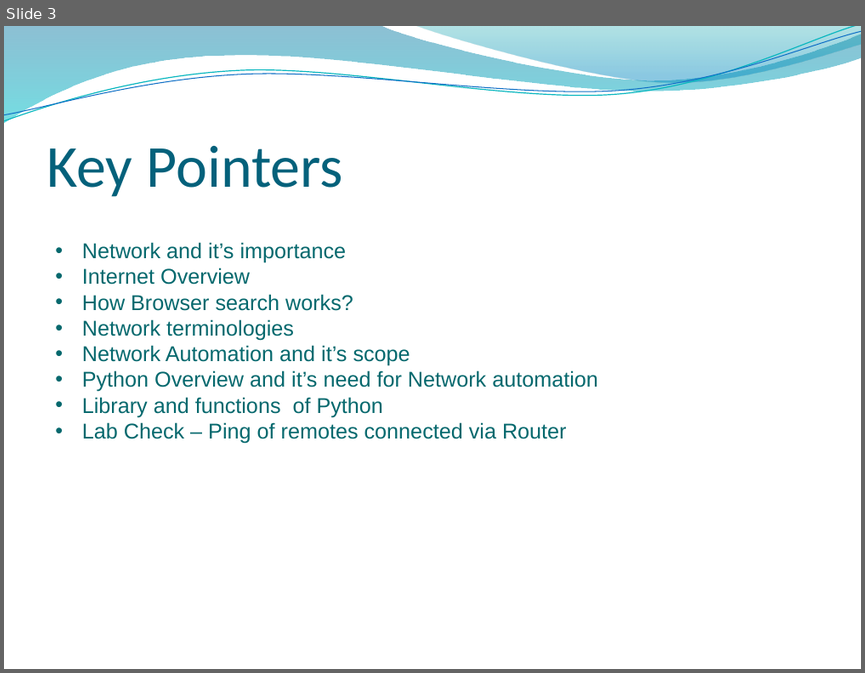
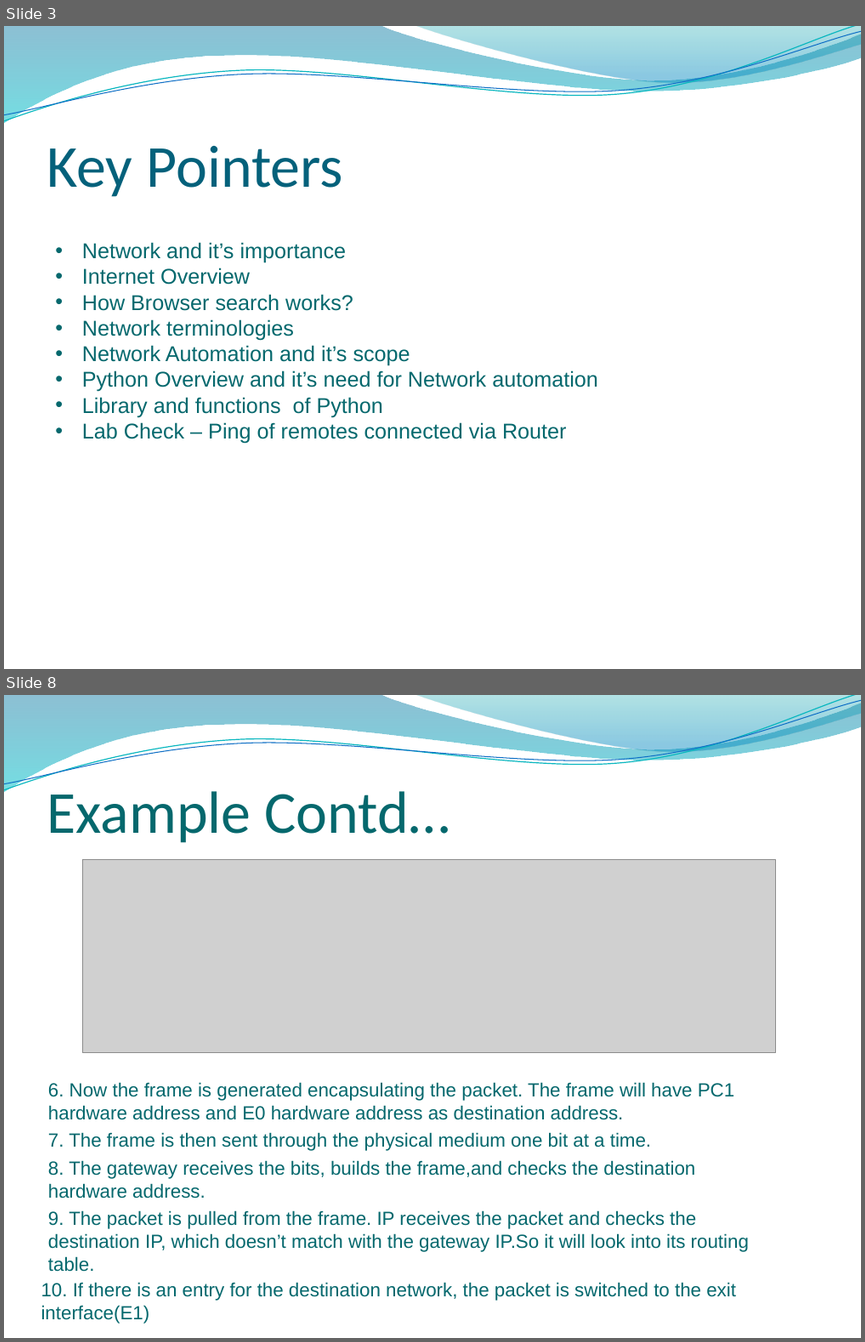
Before and after one commit to yashikadhingra/network-autimation, a slide deck: network_automation.pptx. Shown one above the other, each under a label of ours: slide 3 before the commit, slides 3 and 8 after it; the slides between them are not shown. The pictures are 865x673 and 865x1342 pixels, drawn with LibreOffice and Linux fonts; fonts in the diff are those of the drawing; grey boxes stand for pictures; background and template pictures are left out. Boxes give left, top, right and bottom in pixels: in the first picture for what was removed or moved away, otherwise in the second. Text is boxed around its words. In the diff, an @@ line names an element or a change of style, - is before the commit and + after.

```diff
--- a/network_automation.pptx
+++ b/network_automation.pptx
@@ slide 8 added at <box>4,695,861,1338</box>, background picture (left out); not listed: 4 template elements that a slide beside it also shows @@
@@ title added at <box>46,791,449,843</box>, 50 pt, text #06686C @@
+Example Contd…
@@ picture added at <box>83,860,775,1053</box> @@
@@ text added at <box>48,1082,734,1120</box>, 16 pt, text #06686C @@
+6. Now the frame is generated encapsulating the packet. The frame will have PC1 hardware address and E0 hardware address as destination address.
@@ text added at <box>48,1132,651,1151</box>, 16 pt, text #06686C @@
+7. The frame is then sent through the physical medium one bit at a time.
@@ text added at <box>48,1160,695,1198</box>, 16 pt, text #06686C @@
+8. The gateway receives the bits, builds the frame,and checks the destination hardware address.
@@ text added at <box>48,1210,749,1271</box>, 16 pt, text #06686C @@
+9. The packet is pulled from the frame. IP receives the packet and checks the destination IP, which doesn’t match with the gateway IP.So it will look into its routing table.
@@ text added at <box>41,1281,736,1323</box>, 16 pt, text #06686C @@
+10. If there is an entry for the destination network, the packet is switched to the exit interface(E1)
```
Also in this commit, not shown: 7 other slides added.
